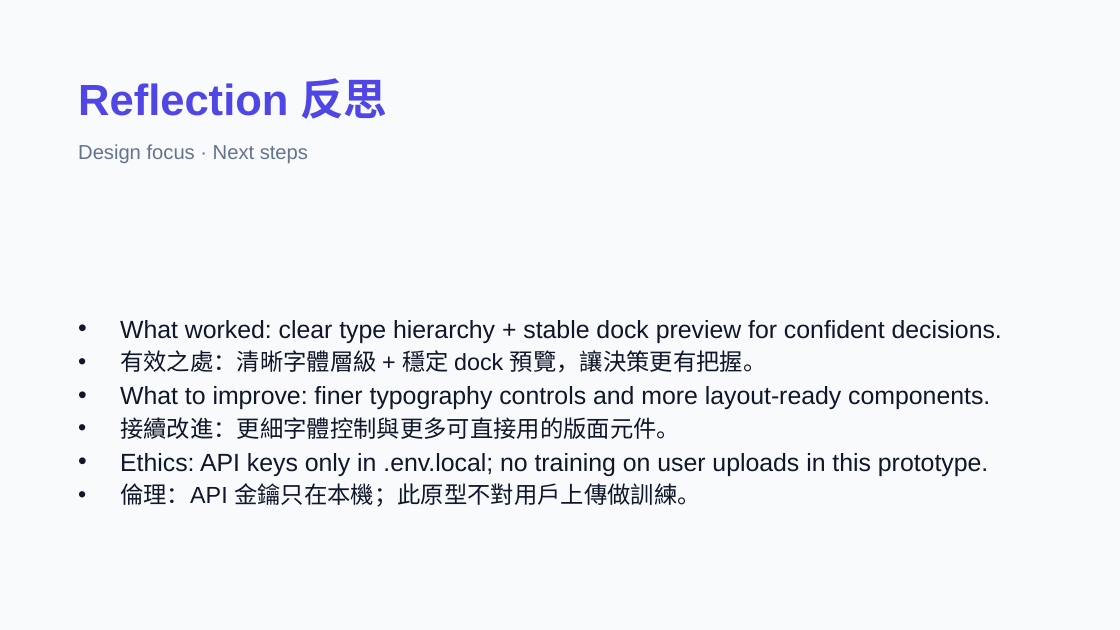
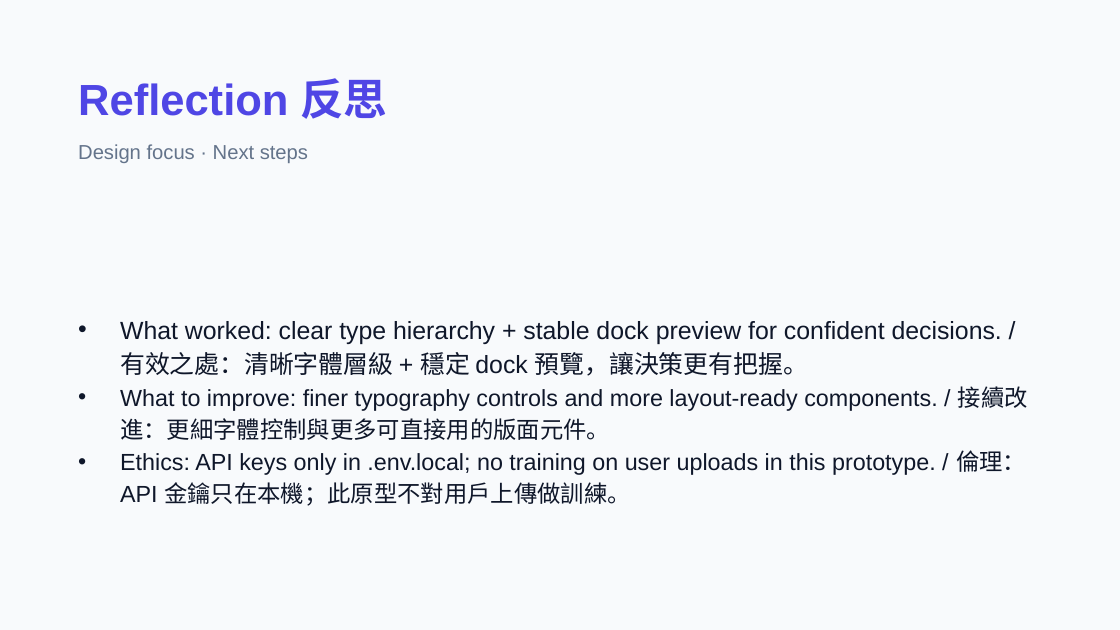
Before and after one commit to macaumonsoon/Portfolio-ReStyle-AI, a slide deck: slide 11 of presentation/Portfolio-ReStyle-AI-Design-Deck.pptx. Drawn at 1120x630 pixels with LibreOffice and Linux fonts; fonts in the diff are those of the drawing. Boxes give left, top, right and bottom in pixels: in the first picture for what was removed or moved away, otherwise in the second. Text is boxed around its words. In the diff, an @@ line names an element or a change of style, - is before the commit and + after.

```diff
--- a/presentation/Portfolio-ReStyle-AI-Design-Deck.pptx
+++ b/presentation/Portfolio-ReStyle-AI-Design-Deck.pptx
@@ text at bbox=[120, 321, 1028, 506]: text changed; size 16 to 15 pt @@
-• What worked: clear type hierarchy + stable dock preview for confident decisions.
-• 有效之處：清晰字體層級 + 穩定 dock 預覽，讓決策更有把握。
-• What to improve: finer typography controls and more layout-ready components.
-• 接續改進：更細字體控制與更多可直接用的版面元件。
-• Ethics: API keys only in .env.local; no training on user uploads in this prototype.
-• 倫理：API 金鑰只在本機；此原型不對用戶上傳做訓練。
+• What worked: clear type hierarchy + stable dock preview for confident decisions. / 有效之處：清晰字體層級 + 穩定 dock 預覽，讓決策更有把握。
+• What to improve: finer typography controls and more layout-ready components. / 接續改進：更細字體控制與更多可直接用的版面元件。
+• Ethics: API keys only in .env.local; no training on user uploads in this prototype. / 倫理：API 金鑰只在本機；此原型不對用戶上傳做訓練。
```
Also in this commit, not shown: 10 other slides changed, 1 other file.
